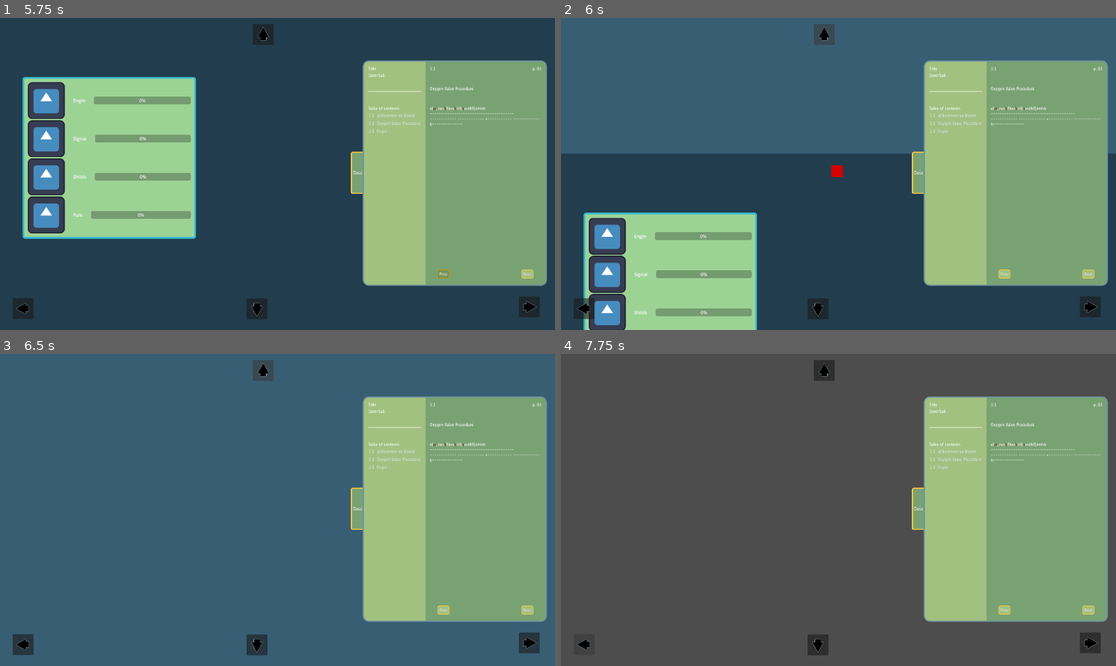
Above: before the commit, frames 1-4 (two rows, left to right).
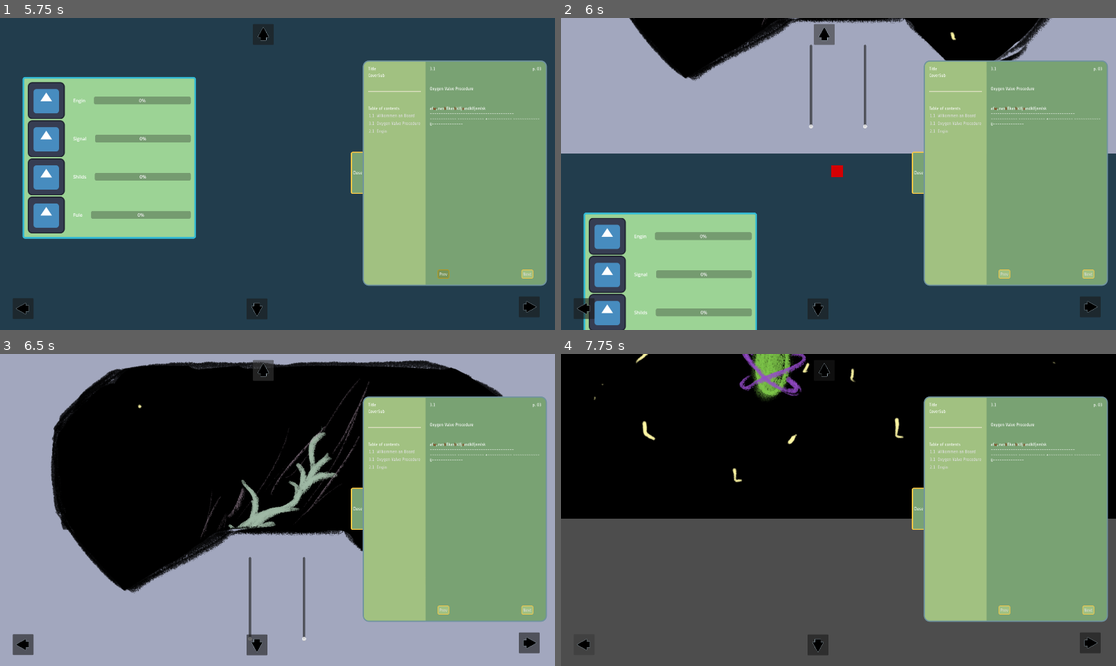
Above: after the commit, the same moments.

Repository: xxPigelxx/spacewrecked
Game: Godot game, scene res://Main.tscn
Same seed, same stepped clock (60 frames per second), same inputs: the game is played once before the commit and once after it. The engine's default icon, where the game draws it, is replaced by a stand-in: a white triangle on a blue panel in a dark square.
Inputs (mouse positions are in pixels of both pictures, inside the frame that each line leads up to):
- Up to frame 1 (5.75 s): click "Open" at 0.5 s; click "Next" at 1.25 s; click "Next" at 2 s; click "1.1 Wilkommen an Board" at 2.75 s; click "3.1 Oxygen Valve Procedure" at 3.5 s; click "2.1 Engin" at 4.25 s; click "Prev" at 5 s
- Up to frame 2 (6 s): click (821, 33) at 5.75 s
- Up to frame 3 (6.5 s): no input
- Up to frame 4 (7.75 s): click (816, 644) at 6.5 s; click (583, 644) at 7.25 s

Frame 1 is identical in both runs. In frame 2, 33% of the frame differs, in the area x 0-100%, y 0-44%; in frame 3, 76%, in the area x 0-100%, y 0-100%; in frame 4, 40%.

Commit message:
Add cockpit window scene with background sliders
Introduce a new CockpitWindow scene (cockpit_window.tscn) that includes a SpaceBg sprite, a Window sprite, and two VSlider controls for vertical and horizontal panning. Add space_bg.gd script to drive the background position from the sliders and register its UID. Add SpaceBG.png and Window.png assets (with import settings) and hook the new scene into Main.tscn as an instance, adjusting TopBG2 visibility and offsets. This enables manual panning of a large background image from the cockpit UI.

Diff:
--- a/Main.tscn
+++ b/Main.tscn
@@ -1,6 +1,7 @@
 [gd_scene format=3 uid="uid://dc2jfbebvxgkh"]
 
 [ext_resource type="PackedScene" uid="uid://cnbh3ya334cou" path="res://Manual.tscn" id="1_37kl0"]
+[ext_resource type="PackedScene" uid="uid://dhaqf5a5qa6di" path="res://cockpit_window.tscn" id="2_fos0i"]
 [ext_resource type="PackedScene" uid="uid://c1winj24qyyfi" path="res://ShipPanle.tscn" id="2_uu6xs"]
 [ext_resource type="Script" uid="uid://77osfixanqog" path="res://camera_controller.gd" id="3_cm0pq"]
 [ext_resource type="Texture2D" uid="uid://ccqem7hyt54x4" path="res://resources/arrow.png" id="4_cm0pq"]
@@ -20,7 +21,12 @@
 offset_right = 66.0
 offset_bottom = 192.0
 
+[node name="CockpitWindow" parent="." unique_id=744643247 instance=ExtResource("2_fos0i")]
+offset_top = -1080.0
+offset_bottom = -1080.0
+
 [node name="TopBG2" type="ColorRect" parent="." unique_id=97781619]
+visible = false
 offset_top = -1080.0
 offset_right = 1920.0
 mouse_filter = 2
--- /dev/null
+++ b/cockpit_window.tscn
@@ -0,0 +1,36 @@
+[gd_scene format=3 uid="uid://dhaqf5a5qa6di"]
+
+[ext_resource type="Texture2D" uid="uid://c3m4shgscfx57" path="res://resources/assets/SpaceBG.png" id="1_7awn4"]
+[ext_resource type="Script" uid="uid://cviafvvy1o67k" path="res://space_bg.gd" id="2_4hdqt"]
+[ext_resource type="Texture2D" uid="uid://1bdh5pwth0ou" path="res://resources/assets/Window.png" id="2_mlrii"]
+
+[node name="CockpitWindow" type="Control" unique_id=744643247]
+layout_mode = 3
+anchors_preset = 0
+
+[node name="SpaceBg" type="Sprite2D" parent="." unique_id=256856467]
+z_index = -1
+z_as_relative = false
+texture = ExtResource("1_7awn4")
+script = ExtResource("2_4hdqt")
+
+[node name="Window" type="Sprite2D" parent="." unique_id=556358358]
+position = Vector2(960, 540)
+texture = ExtResource("2_mlrii")
+
+[node name="Vertical" type="VSlider" parent="." unique_id=778077290]
+layout_mode = 0
+offset_left = 845.0
+offset_top = 703.0
+offset_right = 885.0
+offset_bottom = 994.0
+
+[node name="Horisontal" type="VSlider" parent="." unique_id=744688463]
+layout_mode = 0
+offset_left = 1032.0
+offset_top = 703.0
+offset_right = 1072.0
+offset_bottom = 994.0
+
+[connection signal="value_changed" from="Vertical" to="SpaceBg" method="_on_vertical_value_changed"]
+[connection signal="value_changed" from="Horisontal" to="SpaceBg" method="_on_horisontal_value_changed"]
--- /dev/null
+++ b/space_bg.gd
@@ -0,0 +1,20 @@
+extends Sprite2D
+@onready var vertical: VSlider = $"../Vertical"
+@onready var horisontal: VSlider = $"../Horisontal"
+
+var _image_size_x: int = 4200
+var _image_size_y: int = 3300
+
+func _ready() -> void:
+	vertical.max_value = _image_size_y
+	horisontal.max_value = _image_size_x
+
+
+
+
+func _on_vertical_value_changed(value: float) -> void:
+	position.y = value
+
+
+func _on_horisontal_value_changed(value: float) -> void:
+	position.x = value
Binary file added: resources/assets/SpaceBG.png
Not shown, added: resources/assets/SpaceBG.png.import
Binary file added: resources/assets/Window.png
Not shown, added: resources/assets/Window.png.import
Not shown, added: space_bg.gd.uid
